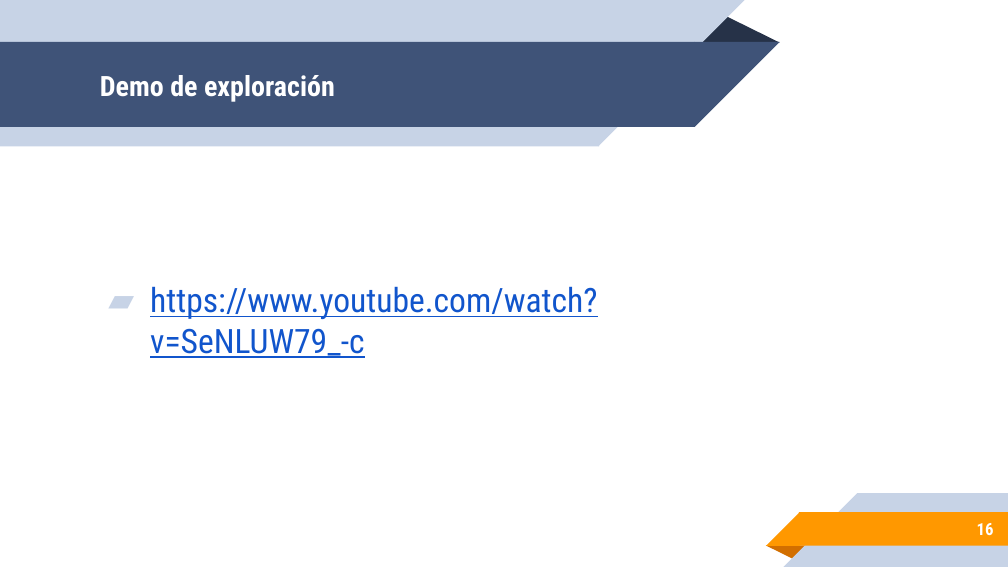
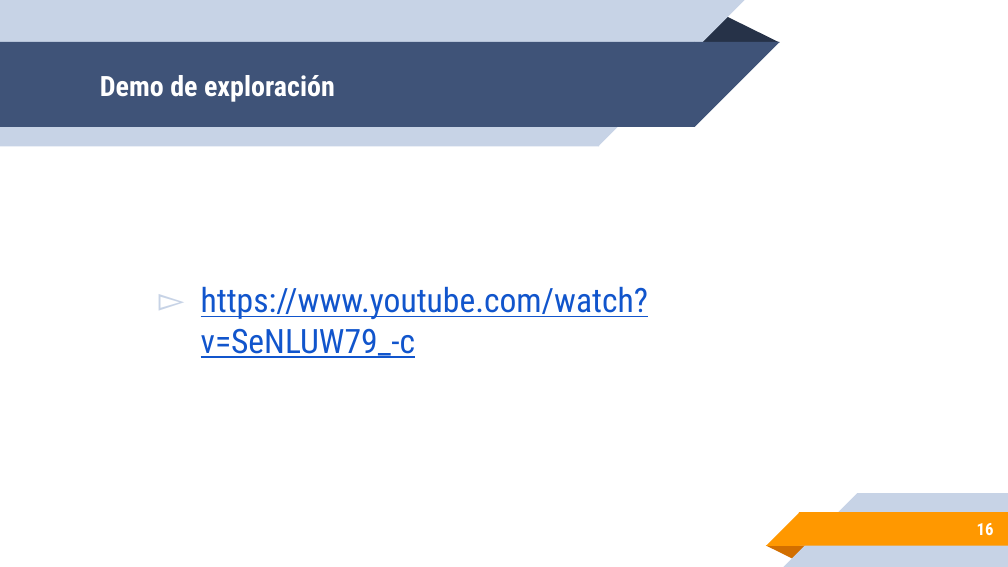
Before and after one commit to leonpalafox/aiclase, a slide deck: slide 16 of Slides/UPAI2019_05.pptx. Drawn at 1008x567 pixels with LibreOffice and Linux fonts; fonts in the diff are those of the drawing; background and template pictures are left out. Boxes give left, top, right and bottom in pixels: in the first picture for what was removed or moved away, otherwise in the second. Text is boxed around its words. In the diff, an @@ line names an element or a change of style, - is before the commit and + after.

```diff
--- a/Slides/UPAI2019_05.pptx
+++ b/Slides/UPAI2019_05.pptx
@@ text "https://www.youtube.com/watch?v=SeNLUW79_-c" at [201,286,648,358]: bullet ▰ to ▻; list level 1 to 2 in "https://www.youtube.com/watch?v=SeNLUW79_-c" @@
```
Also in this commit, not shown: 3 other files.
